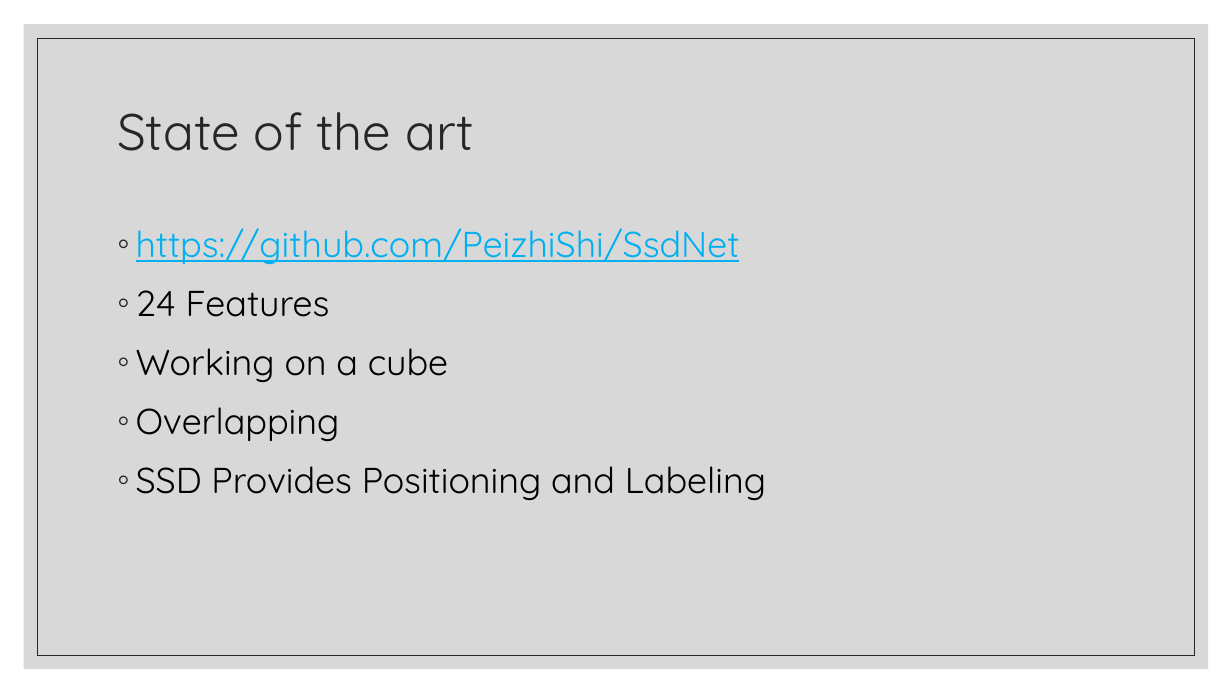
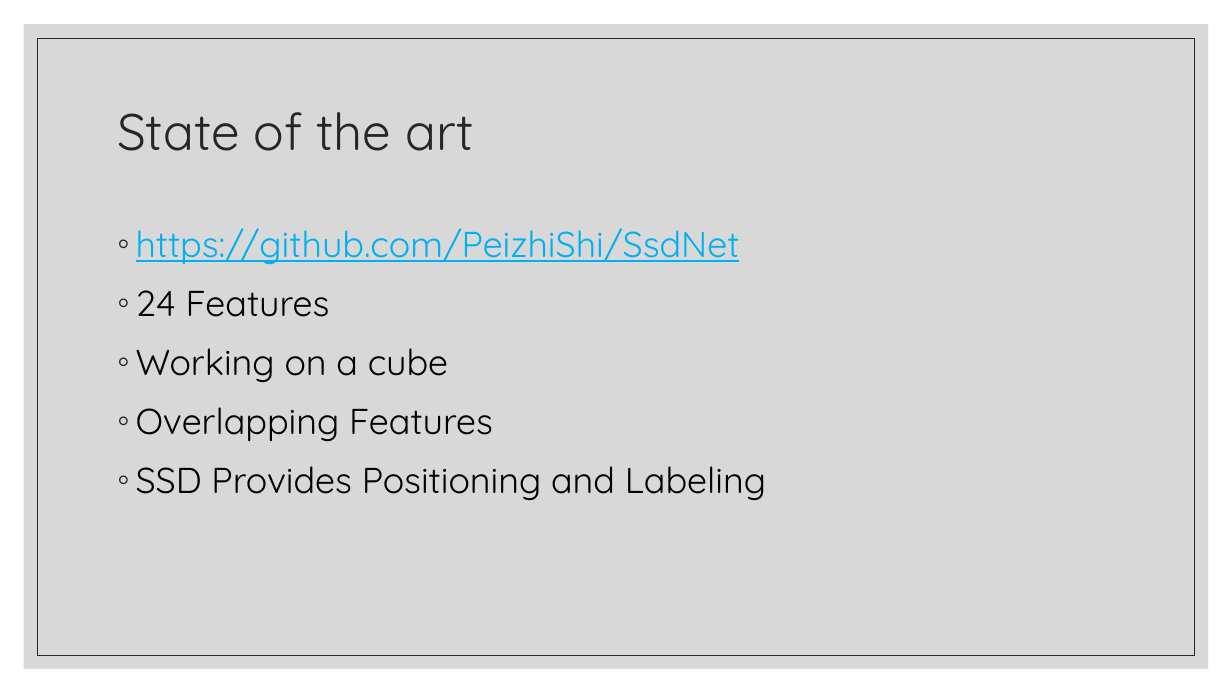
Before and after one commit to JanNalivaika/SSD_EXT, a slide deck: slide 2 of SSD Feature Detection Selling points.pptx. Drawn at 1232x693 pixels with LibreOffice and Linux fonts; fonts in the diff are those of the drawing. Boxes give left, top, right and bottom in pixels: in the first picture for what was removed or moved away, otherwise in the second. Text is boxed around its words. In the diff, an @@ line names an element or a change of style, - is before the commit and + after.

```diff
--- a/SSD Feature Detection Selling points.pptx
+++ b/SSD Feature Detection Selling points.pptx
@@ text at [136, 407, 493, 441]: text changed @@
-◦ Overlapping
+◦ Overlapping Features
```
Also in this commit, not shown: 2 other slides changed.
